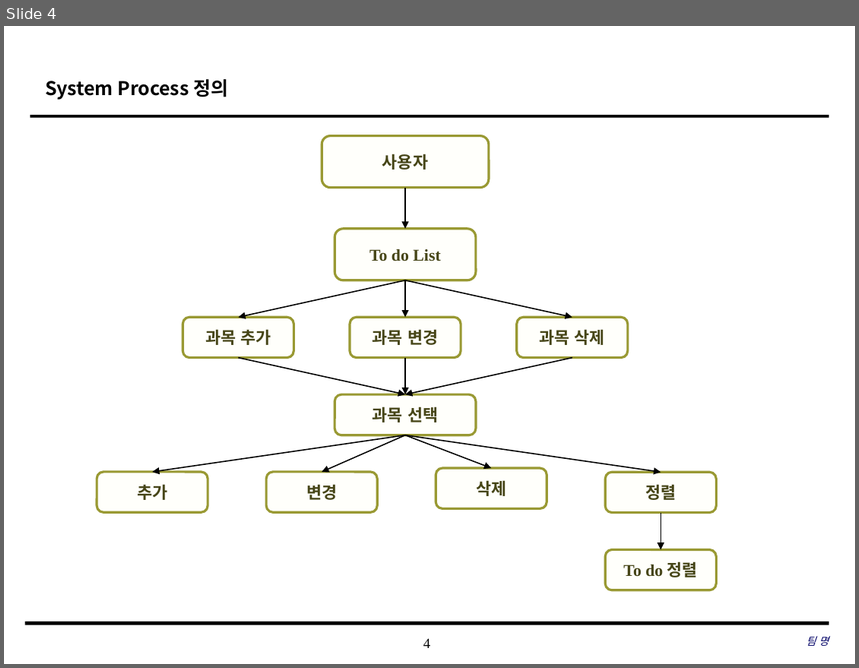
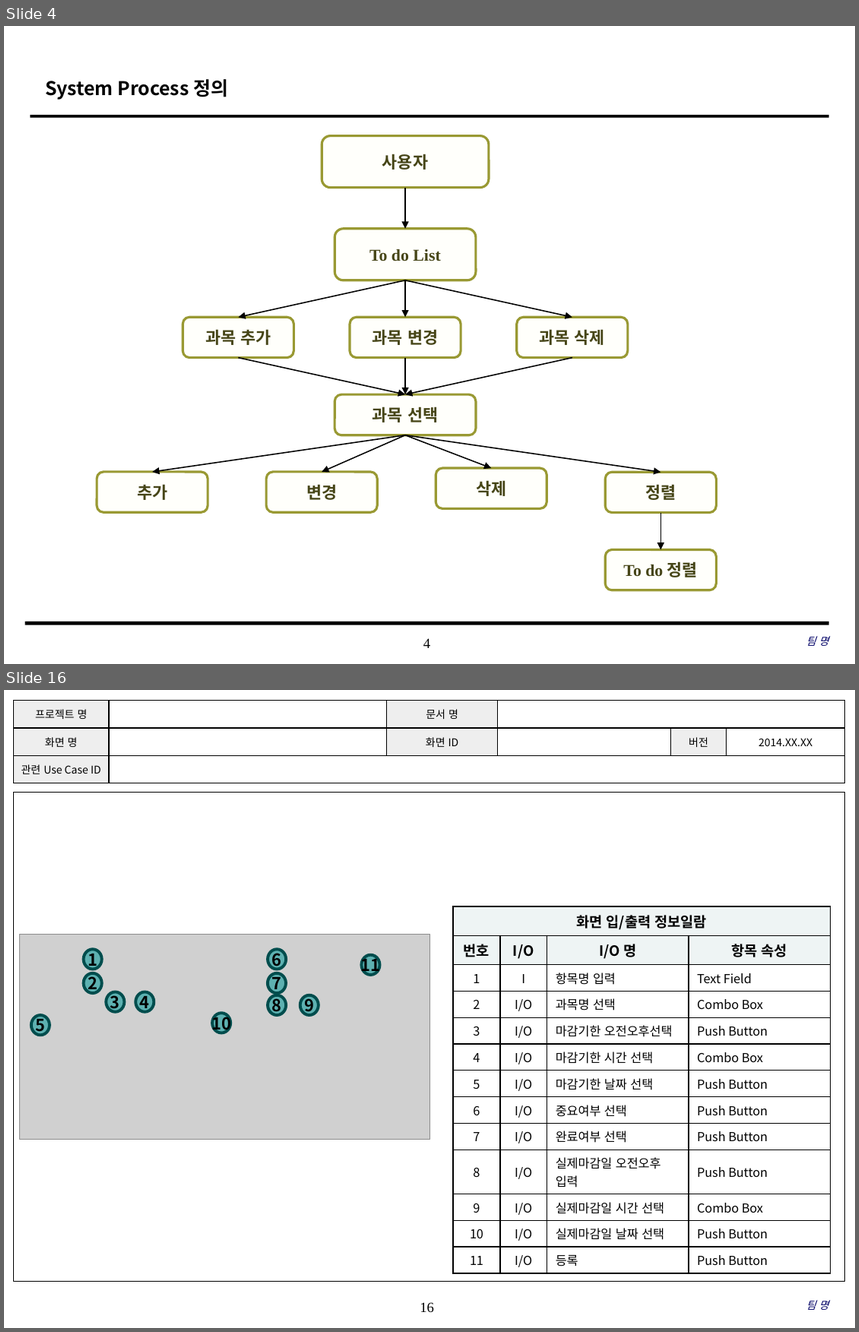
Before and after one commit to SE-admin/7, a slide deck: doc/3_ 설계서/UI Design Template.pptx. Shown one above the other, each under a label of ours: slide 4 before the commit, slides 4 and 16 after it; the slides between them are not shown. The pictures are 859x668 and 859x1332 pixels, drawn with LibreOffice and Linux fonts; fonts in the diff are those of the drawing; grey boxes stand for pictures; background and template pictures are left out. Boxes give left, top, right and bottom in pixels: in the first picture for what was removed or moved away, otherwise in the second. Text is boxed around its words. In the diff, an @@ line names an element or a change of style, - is before the commit and + after.

```diff
--- a/doc/3_ 설계서/UI Design Template.pptx
+++ b/doc/3_ 설계서/UI Design Template.pptx
@@ slide 16 added at [4,690,855,1328], background #FFFFFF; not listed: 1 template element that a slide beside it also shows @@
@@ table added at [13,700,844,783], 3 rows, 6 columns @@
+프로젝트 명 |  | 문서 명 |  |  | 
+화면 명 |  | 화면 ID |  | 버전 | 2014.XX.XX
+관련 Use Case ID |  |  |  |  | 
@@ rectangle added at [13,792,845,1281], outline #000000 0.75 pt @@
@@ table added at [453,907,829,1271], 13 rows, 4 columns @@
+화면 입/출력 정보일람 |  |  | 
+번호 | I/O | I/O 명 | 항목 속성
+1 | I | 항목명 입력 | Text Field
+2 | I/O | 과목명 선택 | Combo Box
+3 | I/O | 마감기한 오전오후선택 | Push Button
+4 | I/O | 마감기한 시간 선택 | Combo Box
+5 | I/O | 마감기한 날짜 선택 | Push Button
+6 | I/O | 중요여부 선택 | Push Button
+7 | I/O | 완료여부 선택 | Push Button
+8 | I/O | 실제마감일 오전오후 입력 | Push Button
+9 | I/O | 실제마감일 시간 선택 | Combo Box
+10 | I/O | 실제마감일 날짜 선택 | Push Button
+11 | I/O | 등록 | Push Button
@@ picture added at [19,934,430,1139] @@
@@ ellipse added at [83,950,102,969], fill #009999 at 55% opacity, outline #004C4C 2.5 pt, 14 pt, text #000000, bold @@
+1
@@ ellipse added at [268,950,287,969], fill #009999 at 55% opacity, outline #004C4C 2.5 pt, 14 pt, text #000000, bold @@
+6
@@ ellipse added at [361,954,380,974], fill #009999 at 55% opacity, outline #004C4C 2.5 pt, 14 pt, text #000000, bold @@
+11
@@ ellipse added at [83,973,102,993], fill #009999 at 55% opacity, outline #004C4C 2.5 pt, 14 pt, text #000000, bold @@
+2
@@ ellipse added at [268,973,287,993], fill #009999 at 55% opacity, outline #004C4C 2.5 pt, 14 pt, text #000000, bold @@
+7
@@ ellipse added at [106,992,125,1011], fill #009999 at 55% opacity, outline #004C4C 2.5 pt, 14 pt, text #000000, bold @@
+3
@@ ellipse added at [136,992,154,1011], fill #009999 at 55% opacity, outline #004C4C 2.5 pt, 14 pt, text #000000, bold @@
+4
@@ ellipse added at [268,996,287,1015], fill #009999 at 55% opacity, outline #004C4C 2.5 pt, 14 pt, text #000000, bold @@
+8
@@ ellipse added at [300,996,319,1015], fill #009999 at 55% opacity, outline #004C4C 2.5 pt, 14 pt, text #000000, bold @@
+9
@@ ellipse added at [31,1015,50,1035], fill #009999 at 55% opacity, outline #004C4C 2.5 pt, 14 pt, text #000000, bold @@
+5
@@ ellipse added at [212,1014,231,1033], fill #009999 at 55% opacity, outline #004C4C 2.5 pt, 14 pt, text #000000, bold @@
+10
@@ text added at [807,1301,829,1310], 9 pt, text #000066, italic @@
+팀 명
```
Also in this commit, not shown: 2 slides changed, 12 other slides added, 1 slide removed.
